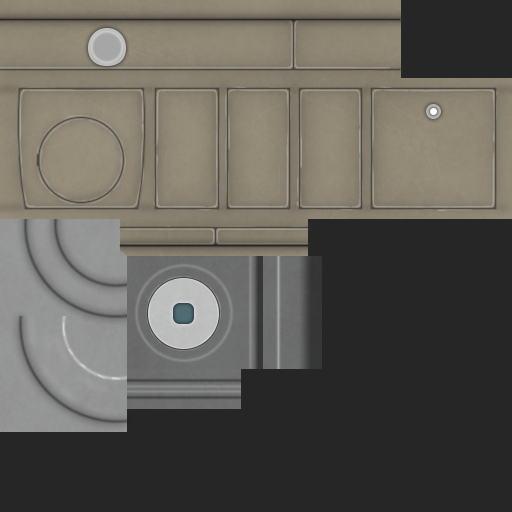
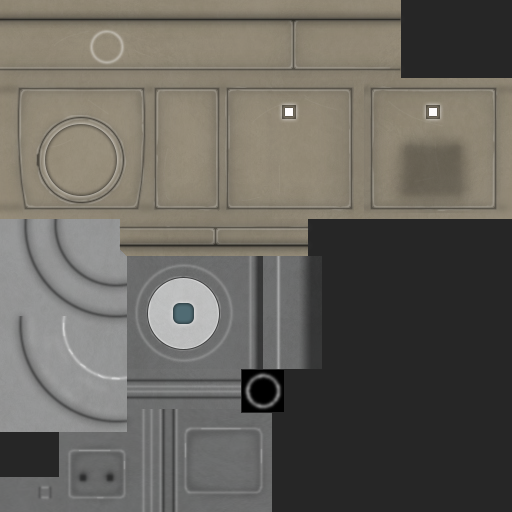
Revision of a layered 512 x 512 image; what changed, layer by layer:
added layer "Baked AO 2" (multiply, 60%) above "Baked AO 1" over [left=62, top=444, right=131, bottom=504]
added layer "Baked AO 1" (multiply, 30%) above "Pillar" over [left=370, top=86, right=498, bottom=213]
added layer "Pillar" (50%) above "Console Lo 1" over [left=36, top=484, right=54, bottom=501]
added layer "Console Lo 1" above "Console High 2" over [left=160, top=409, right=177, bottom=512]
added layer "Console High 2" (20%) above "Console High 1" over [left=78, top=427, right=263, bottom=500]
added layer "Console High 1" (50%) above "Console Grime 1" over [left=66, top=409, right=265, bottom=512]
added layer "Console Grime 1" (20%) above "Window" over [left=62, top=420, right=271, bottom=507]
added layer "Window" above "Door Detail" over [left=243, top=371, right=283, bottom=411]
renamed "Body Light" to "Light Raise copy", painted on it over [left=285, top=108, right=437, bottom=116]
removed layer "Body Light Base" over [left=426, top=104, right=441, bottom=119]
removed layer "Body Detail 1" over [left=88, top=28, right=126, bottom=66]
painted on "Body" (2nd of 2, in "Body") over [left=287, top=88, right=363, bottom=210]
"Body Higher": opacity 75% → 50%, painted on it over [left=0, top=18, right=498, bottom=247]
painted on "Body High" over [left=280, top=76, right=364, bottom=217]
painted on "Body Shade" over [left=272, top=78, right=363, bottom=219]
painted on "Body Grime 2" over [left=305, top=97, right=342, bottom=111]
painted on "Body Grime 1" over [left=272, top=78, right=364, bottom=219]
painted on "Wear" over [left=0, top=409, right=272, bottom=512]
painted on "b" over [left=0, top=370, right=284, bottom=512]
